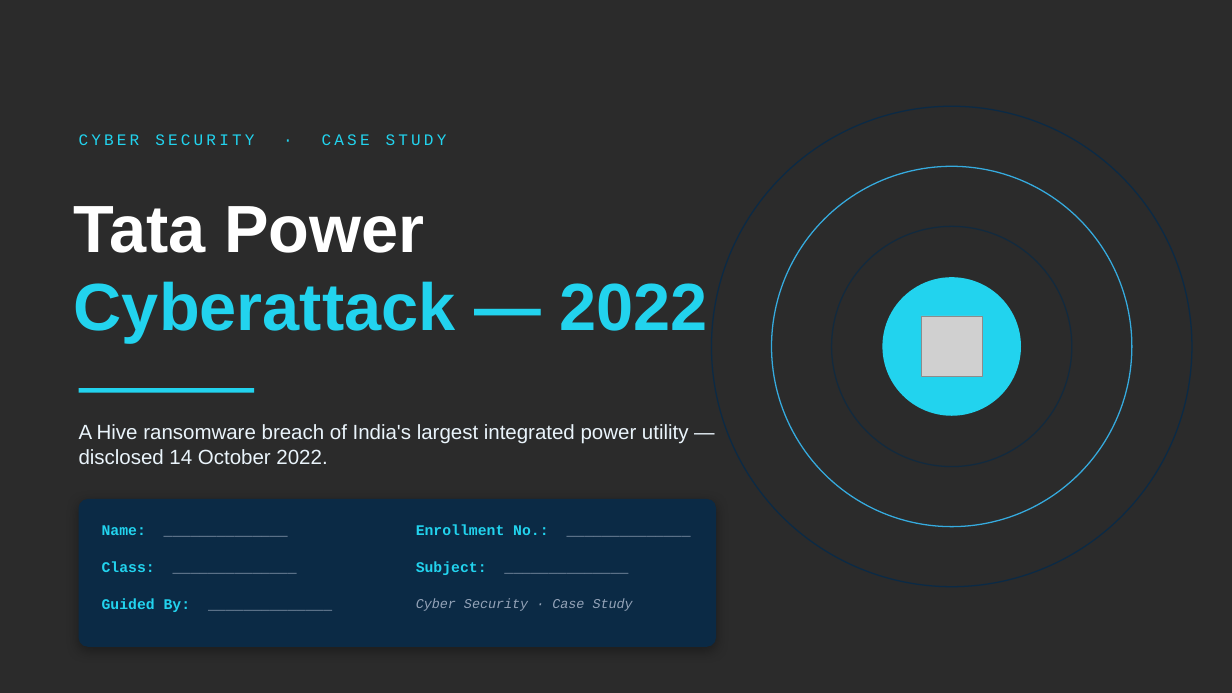
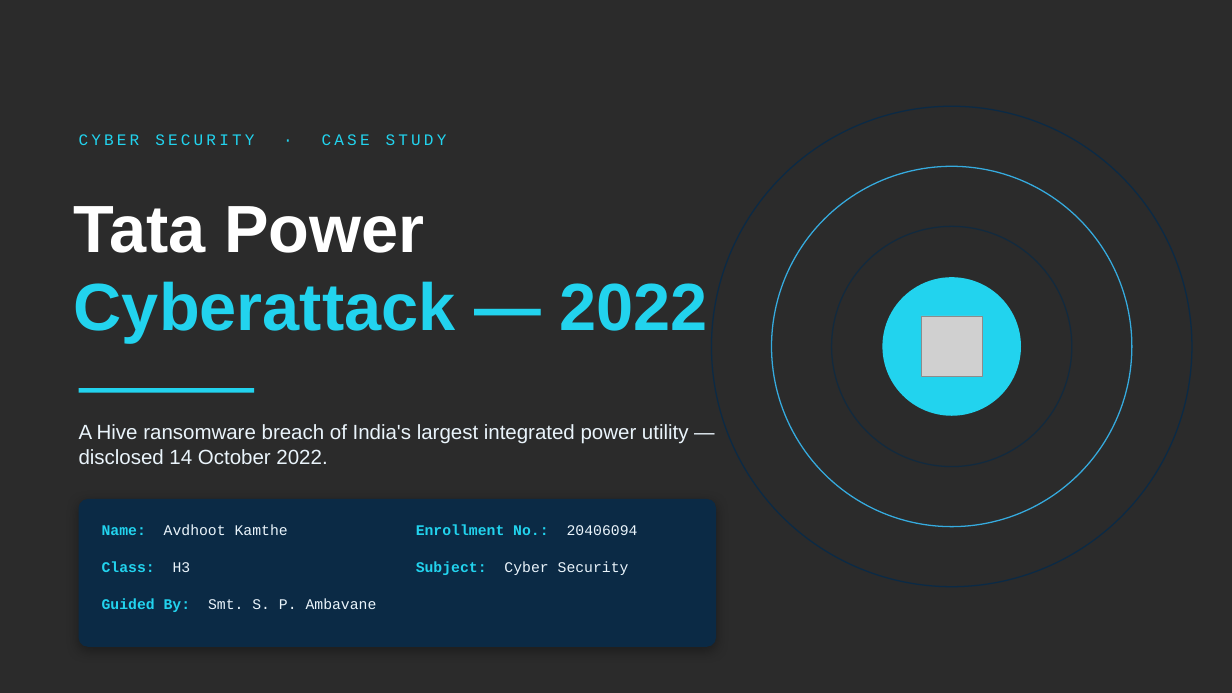
Before and after one commit to avijambhale7/GamingVerse-, a slide deck: slide 1 of morris-worm-case-study/Tata-Power-Cyberattack-2022-Case-Study.pptx. Drawn at 1232x693 pixels with LibreOffice and Linux fonts; fonts in the diff are those of the drawing; grey boxes stand for pictures; background and template pictures are left out; a plain dark background stands for a picture behind light text. Boxes give left, top, right and bottom in pixels: in the first picture for what was removed or moved away, otherwise in the second. Text is boxed around its words. In the diff, an @@ line names an element or a change of style, - is before the commit and + after.

```diff
--- a/morris-worm-case-study/Tata-Power-Cyberattack-2022-Case-Study.pptx
+++ b/morris-worm-case-study/Tata-Power-Cyberattack-2022-Case-Study.pptx
@@ text at (102, 524, 288, 535): text changed; text colour #94A3B8 to #EAF4FB @@
-Name: ______________
+Name: Avdhoot Kamthe
@@ text at (416, 524, 638, 535): text changed @@
-Enrollment No.: ______________
+Enrollment No.: 20406094
@@ text at (102, 561, 191, 572): text changed; text colour #94A3B8 to #22D3EE; bold on @@
-Class: ______________
+Class: H3
@@ text at (416, 561, 629, 575): text changed; text colour #94A3B8 to #EAF4FB @@
-Subject: ______________
+Subject: Cyber Security
@@ text at (102, 598, 377, 612): text changed; text colour #94A3B8 to #EAF4FB @@
-Guided By: ______________
+Guided By: Smt. S. P. Ambavane
@@ text removed at (416, 599, 633, 611) @@
-Cyber Security · Case Study
```
